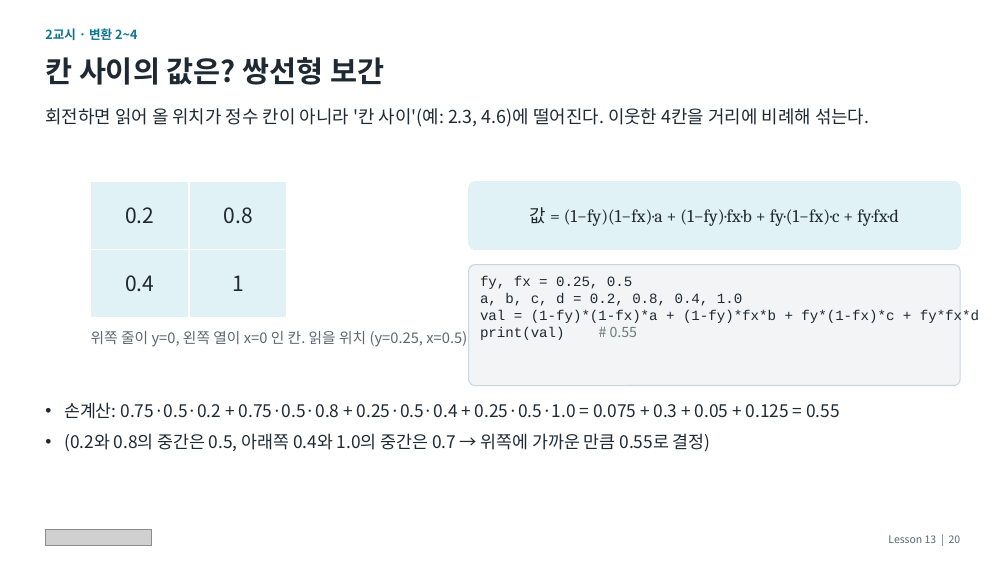
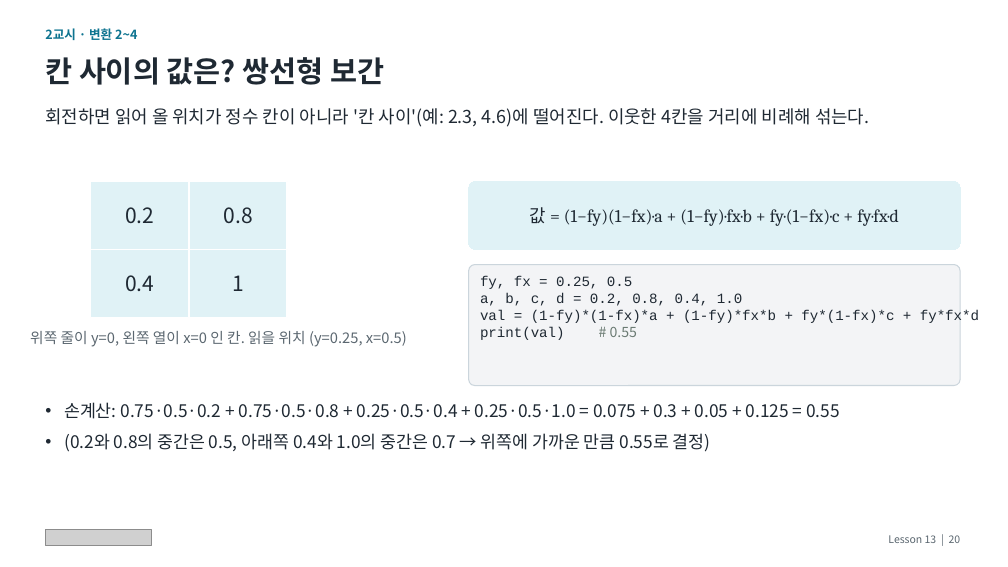
Before and after one commit to syjoo/DeepLearning, a slide deck: slide 20 of Slider/lesson13/Lesson13_lecture.pptx. Drawn at 1008x567 pixels with LibreOffice and Linux fonts; fonts in the diff are those of the drawing; grey boxes stand for pictures. Boxes give left, top, right and bottom in pixels: in the first picture for what was removed or moved away, otherwise in the second. Text is boxed around its words. In the diff, an @@ line names an element or a change of style, - is before the commit and + after.

```diff
--- a/Slider/lesson13/Lesson13_lecture.pptx
+++ b/Slider/lesson13/Lesson13_lecture.pptx
@@ text "위쪽 줄이 y=0, 왼쪽 열이 ...": place and size @@
-text "위쪽 줄이 y=0, 왼쪽 열이 ..." at (91,331,467,347)
+text "위쪽 줄이 y=0, 왼쪽 열이 ..." at (30,331,407,347)
```
Also in this commit, not shown: 9 other slides changed, 1 other file.
